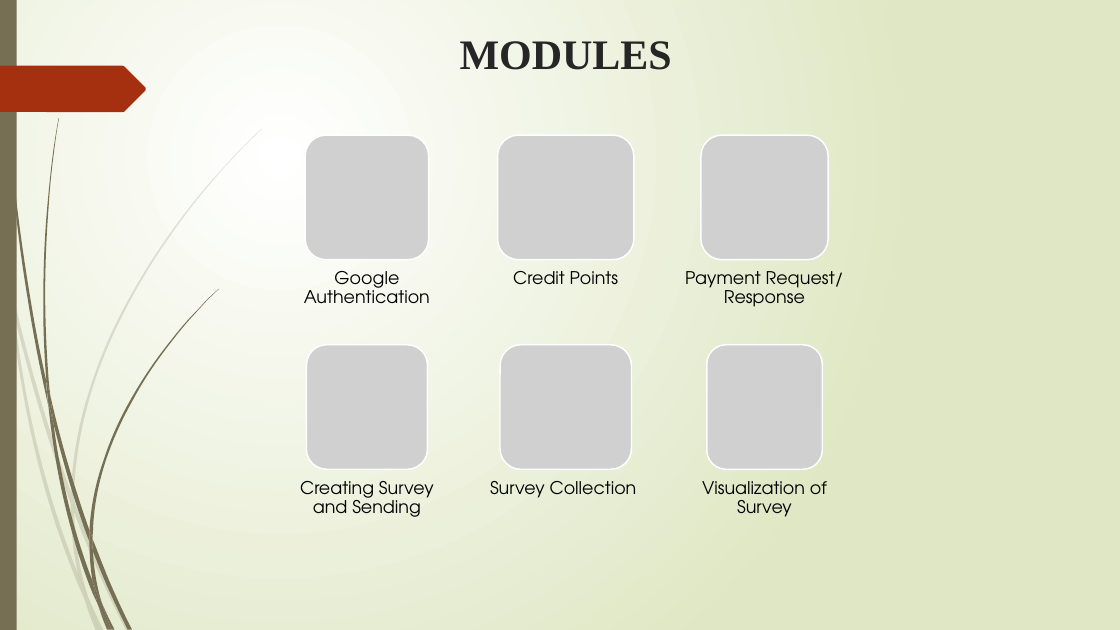
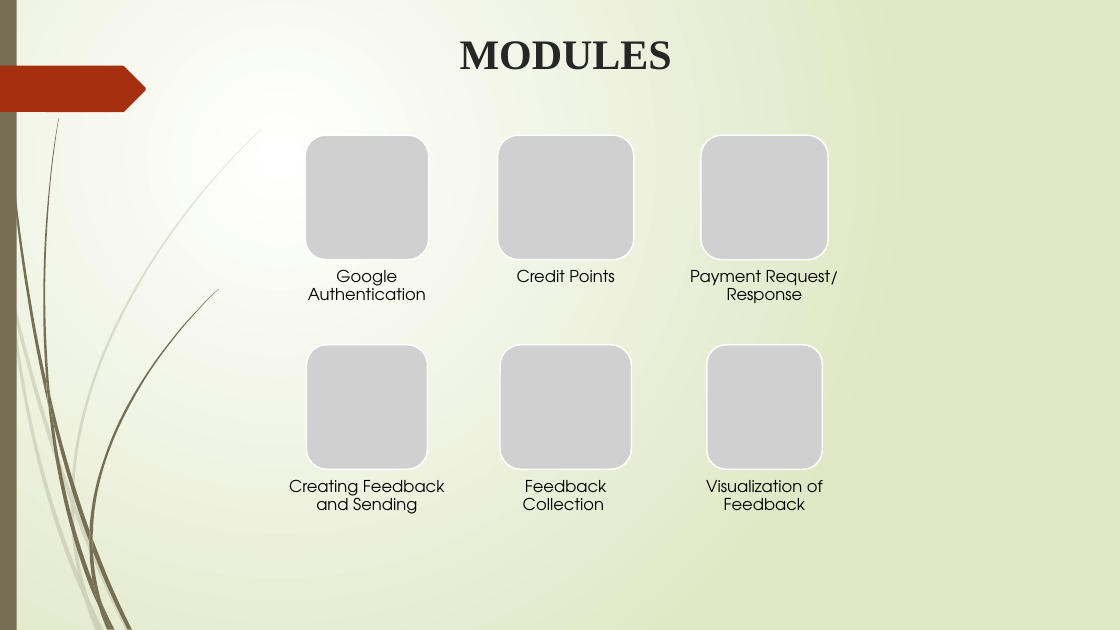
Before and after one commit to vijaykumarrpai/mca-code, a slide deck: slide 9 of 5thSem/Project/Bulk Email Aggregtor_22_10_2019.pptx. Drawn at 1120x630 pixels with LibreOffice and Linux fonts; fonts in the diff are those of the drawing; grey boxes stand for pictures. Boxes give left, top, right and bottom in pixels: in the first picture for what was removed or moved away, otherwise in the second. Text is boxed around its words. In the diff, an @@ line names an element or a change of style, - is before the commit and + after.

```diff
--- a/5thSem/Project/Bulk Email Aggregtor_22_10_2019.pptx
+++ b/5thSem/Project/Bulk Email Aggregtor_22_10_2019.pptx
@@ size 15 to 14 pt in 3 elements at [308, 269, 426, 300], [517, 269, 614, 282], [690, 270, 839, 303] @@
@@ text at [289, 479, 445, 514]: text changed; size 15 to 14 pt @@
-Creating Survey and Sending
+Creating Feedback and Sending
@@ text at [523, 480, 606, 510]: text changed; size 15 to 14 pt @@
-Survey Collection
+Feedback Collection
@@ text at [706, 480, 823, 510]: text changed; size 15 to 14 pt @@
-Visualization of Survey
+Visualization of Feedback
```
Also in this commit, not shown: 4 other slides changed, 10 other files.
